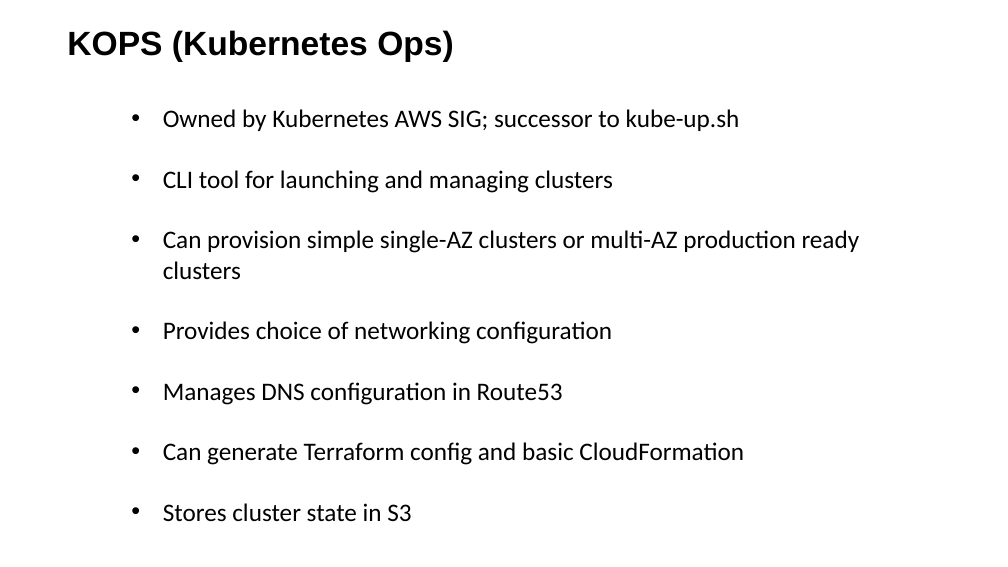
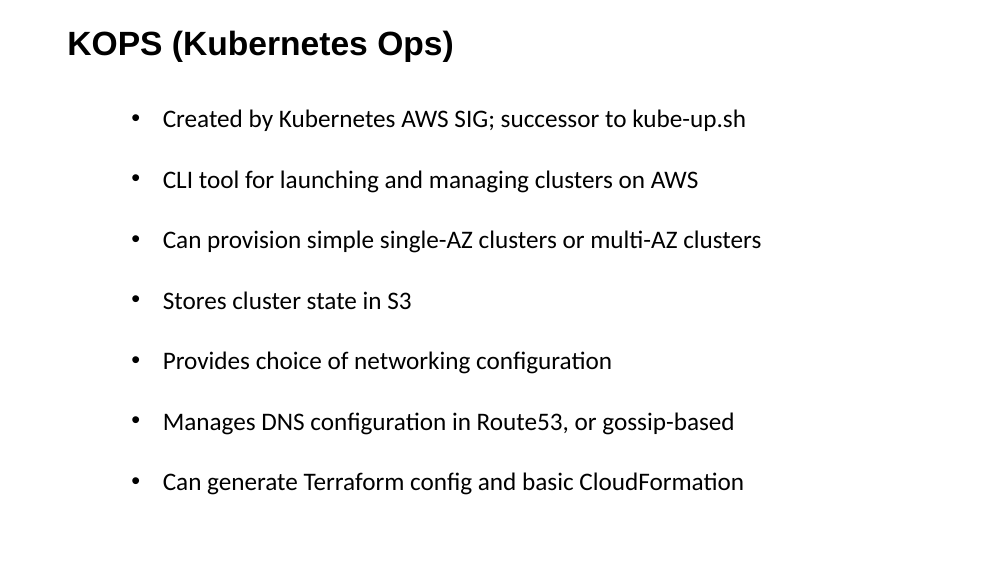
Before and after one commit to aws-samples/aws-workshop-for-kubernetes, a slide deck: slide 8 of slides/slides.pptx. Drawn at 1008x567 pixels with LibreOffice and Linux fonts; fonts in the diff are those of the drawing. Boxes give left, top, right and bottom in pixels: in the first picture for what was removed or moved away, otherwise in the second. Text is boxed around its words. In the diff, an @@ line names an element or a change of style, - is before the commit and + after.

Commit message:
updating slides

```diff
--- a/slides/slides.pptx
+++ b/slides/slides.pptx
@@ text at [163, 109, 761, 310]: text changed @@
-• Owned by Kubernetes AWS SIG; successor to kube-up.sh
-• CLI tool for launching and managing clusters
-• Can provision simple single-AZ clusters or multi-AZ production ready clusters
+• Created by Kubernetes AWS SIG; successor to kube-up.sh
+• CLI tool for launching and managing clusters on AWS
+• Can provision simple single-AZ clusters or multi-AZ clusters
+• Stores cluster state in S3
@@ text at [163, 412, 734, 435]: text changed @@
-• Manages DNS configuration in Route53
+• Manages DNS configuration in Route53, or gossip-based
@@ text at [163, 503, 411, 522]: paragraph removed @@
-• Stores cluster state in S3
```
Also in this commit, not shown: 10 other slides changed.
